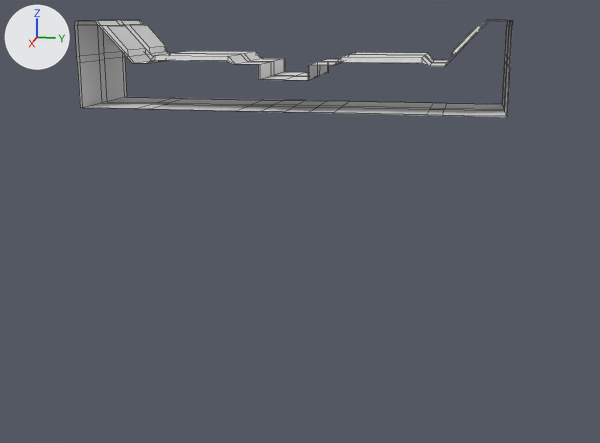
Two versions of the FBX model Assets/Files/Models/Tracks/Track.fbx, one commit apart.
Both versions are drawn from a camera (50 mm lens) standing at (14.09, 2.9, 1.48) and looking at (0.04, 0.09, -2.03). Lighting does not change. The marker at upper left points along +X, +Y and +Z. Mesh edges are drawn as thin lines.

The first picture shows 'Track'.
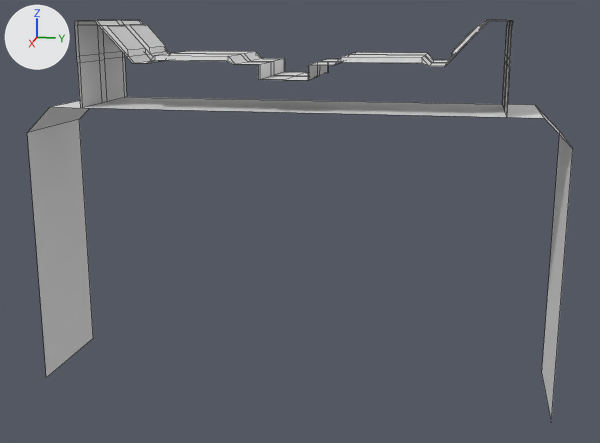
Edits to the bpy script that builds the scene:
```text
Change me_track:
    used by ob_track; location = (0.0, 0.0, 0.0)
    remove me_track.from_pydata(...)  # 264 vertices, 228 faces; spans x -1.01..0.99, y -3.5..3.5, z 0.0..1.43
    add me_track.from_pydata(...)  # 222 vertices, 183 faces; spans x -1.01..1.0, y -4.5..4.5, z -5.0..1.43
    me_track part 1
    54 vertices are removed from x -1.01..0.99, y -2.53..2.53, z 0.0
    50 faces are deleted
    6 vertices are added at (-1.0, -4.5, -5.0), (-1.0, 4.5, -5.0), (-1.0, -4.5, -0.45), (-1.0, -4.05, 0.0), (-1.0, 4.05, 0.0), (-1.0, 4.5, -0.45)
    6 new vertices lie (2.0, 0.0, 0.0) away from vertices in x -1.0, y -4.5..4.5, z -5.0..0.0
    5 new faces join them
```

Pixel boxes (x1, y1, x2, y2) of what changed, in the pictures (600 x 443 px):
'Track', reshaped (25% wider, 311% taller)
    before: (75, 20, 512, 117)
    after: (27, 20, 573, 422)
part 1 of me_track, cut back
    before: (81, 97, 507, 117)
    after: (27, 97, 573, 422)
